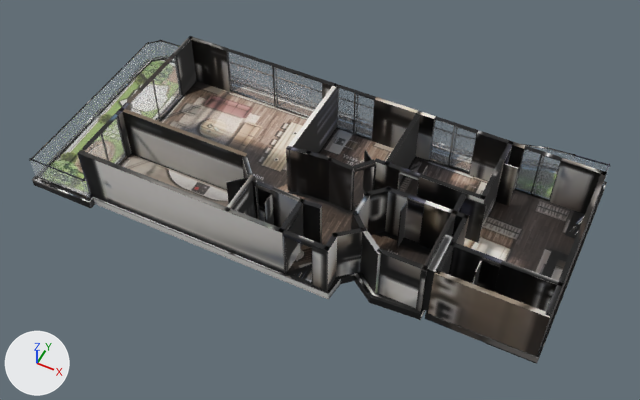
A saved change to the glTF model _bake/glb/kent-43/model.glb.
Before and after are seen from a 50 mm lens placed at (10.7, -21.3, 25.4), pointed at (0.5, -0.9, 0.0). The lights are fixed; the arrows at lower left show +X, +Y and +Z. The first picture is the older version. Where no turn or scale is listed for an object, it has been applied to the vertices. Vertices at exactly the same position are counted once.
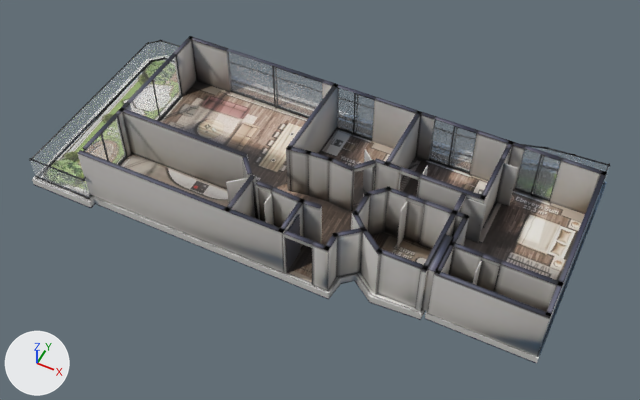
Edits to the scene script, one JSON object a line:
```json
{"block": "mat_baked", "where": "n3 = _N.new('ShaderNodeMapping'); n3.name = 'Mapping'"}
{"op": "set", "path": "n3.inputs[3].default_value", "old": "(15.87, 15.97, 1.0)", "new": "(15.96, 15.97, 1.0)", "note": "'Scale'"}
{"block": "me_mesh_0", "where": "# used by ob_mesh_0; location = (-10.24, 5.07, -0.36)"}
{"op": "remove", "block": "me_mesh_0", "code": "me_mesh_0.from_pydata(...)  # 4162 vertices, 7720 faces; spans x 0.0..20.4, y -10.0..0.0, z 0.0..2.6"}
{"op": "add", "block": "me_mesh_0", "code": "me_mesh_0.from_pydata(...)  # 3156 vertices, 5708 faces; spans x 0.0..20.4, y -10.0..0.0, z 0.0..2.6"}
{"block": "me_mesh_0", "change": "me_mesh_0 part 1: 11 vertices moved within x 2.6..13.6, y -9.7..-1.9, z 0.0..0.4; 1006 vertices removed from x 2.6..20.4, y -9.8..-1.9, z 0.0..0.4"}
{"block": "me_mesh_0", "change": "me_mesh_0 part 2: 1660 kept faces spanning x 0.0..20.4, y -10.0..0.0, z 0.0..2.6 get new texture (UV) coordinates"}
```

Boxes (x1, y1, x2, y2) around the edits, measured in the pictures (640 x 400 px):
```json
{"object": "Mesh_0", "change": "surface changed", "before": [30, 36, 611, 364], "after": [30, 36, 611, 364], "on screen": "black to grey"}
{"part": 1, "of": "me_mesh_0", "change": "reshaped", "before": [34, 112, 595, 332], "after": [89, 154, 423, 314]}
{"part": 2, "of": "me_mesh_0", "change": "surface changed", "before": [32, 36, 610, 363], "after": [32, 36, 610, 363], "on screen": "black to grey"}
```
